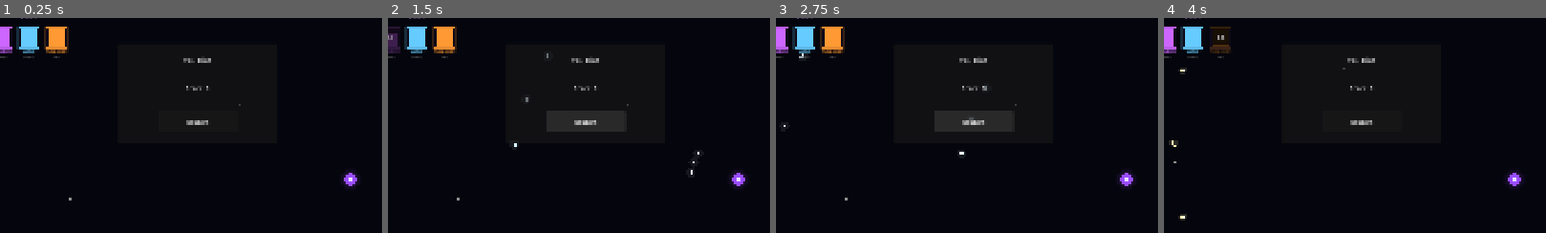
Above: before the commit, frames 1-4 (left to right).
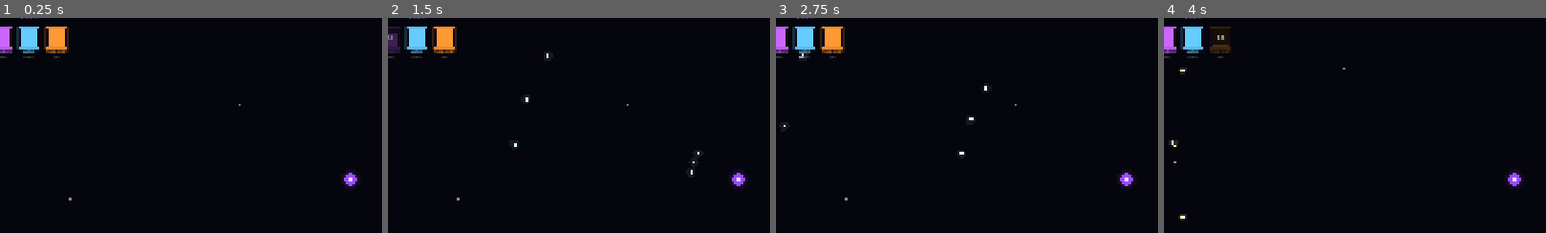
Above: after the commit, the same moments.

Repository: Himanshu-Jorwal/Disorder
Game: Godot game, scene res://Scenes/Game/world.tscn
The game is run twice, just before and just after one commit, with the same random seed, the same clock (stepped at 60 frames per second) and the same inputs. This scene is started directly instead of the project's main scene.
Inputs (mouse positions are % of the whole screen's width and height, from its top left):
- Up to frame 1 (0.25 s): no input
- Up to frame 2 (1.5 s): click (30, 36) at 0.5 s, where only the run before the commit has a clickable "Restart"; click (30, 36) at 1.25 s, where only the run before the commit has a clickable "Restart"
- Up to frame 3 (2.75 s): click (30, 36) at 2 s, where only the run before the commit has a clickable "Restart"
- Up to frame 4 (4 s): tap Enter at 2.75 s; move the mouse to (72, 45) at 2.77 s; hold D 2.78-3.53 s; hold X 2.78-3.53 s; click (72, 45) at 2.92 s; move the mouse to (30, 55) at 3.52 s; hold S from 3.53 s (still down); tap X at 3.6 s
The pictures show only the part of the screen within x 4-54%, y 12-62%; the shares and areas given below are measured in that part.

The runs differ from the first frame. In frame 1, 0.3% of the frame differs, in the area x 48-63%, y 17-50%; in frame 2, 2.3%, in the area x 36-63%, y 16-53%; in frame 3, 2.3%; in frame 4, 0.3%.
Error in both runs: Invalid call. Nonexistent function 'get_character' in base 'Nil'. (res://Scripts/Game/player.gd:162)

Commit message:
Replace game over scene nodes with GameOverDraw

Diff:
--- a/Disorder-0.0.1/Scenes/UI/game_over.tscn
+++ b/Disorder-0.0.1/Scenes/UI/game_over.tscn
@@ -1,36 +1,10 @@
 [gd_scene format=3 uid="uid://00l5jc7ri33a"]
 
 [ext_resource type="Script" uid="uid://327hpnl1bi8a" path="res://Scripts/UI/game_over.gd" id="1_y26ei"]
+[ext_resource type="Script" path="res://Scripts/UI/game_over_draw.gd" id="2_gdraw"]
 
 [node name="GameOver" type="CanvasLayer" unique_id=1686501661]
 script = ExtResource("1_y26ei")
 
-[node name="Panel" type="Panel" parent="." unique_id=1663590068]
-offset_left = 376.0
-offset_top = 199.0
-offset_right = 776.0
-offset_bottom = 449.0
-
-[node name="Title" type="Label" parent="Panel" unique_id=224211047]
-layout_mode = 0
-offset_top = 30.0
-offset_right = 400.0
-offset_bottom = 80.0
-text = "You Died"
-horizontal_alignment = 1
-
-[node name="ScoreLabel" type="Label" parent="Panel" unique_id=1053077881]
-layout_mode = 0
-offset_top = 100.0
-offset_right = 400.0
-offset_bottom = 150.0
-text = "Score: 0"
-horizontal_alignment = 1
-
-[node name="RestartButton" type="Button" parent="Panel" unique_id=880829531]
-layout_mode = 0
-offset_left = 100.0
-offset_top = 170.0
-offset_right = 300.0
-offset_bottom = 220.0
-text = "Restart"
+[node name="GameOverDraw" type="Node2D" parent="."]
+script = ExtResource("2_gdraw")
